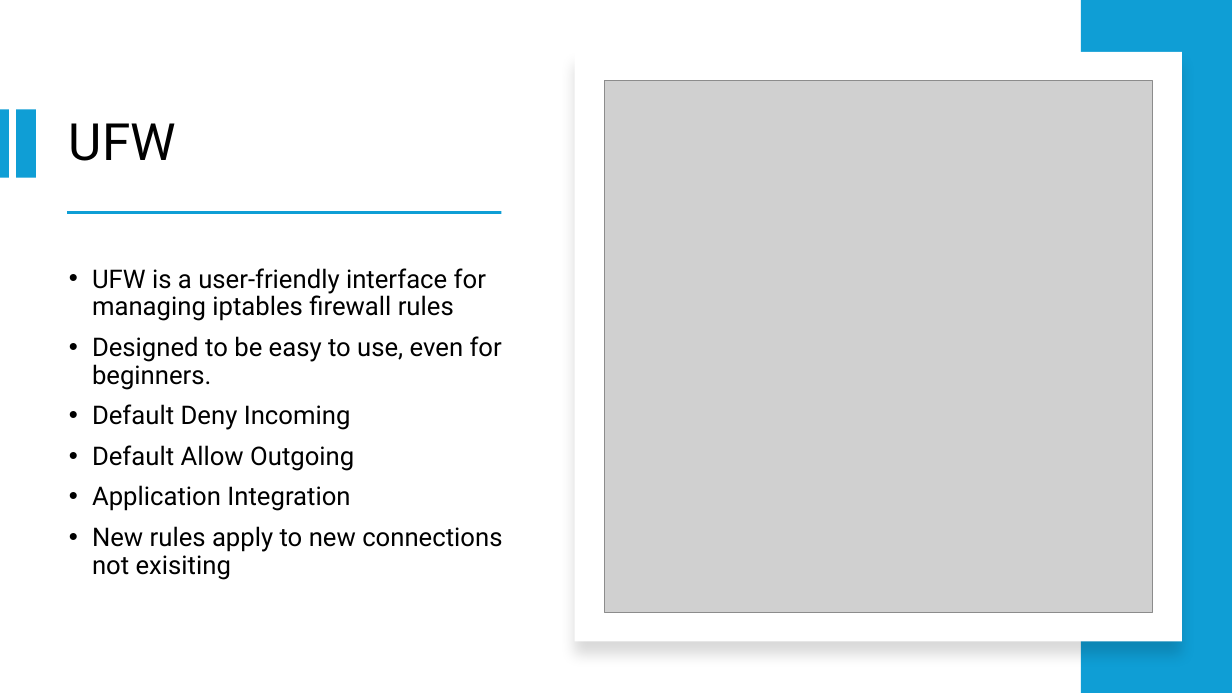
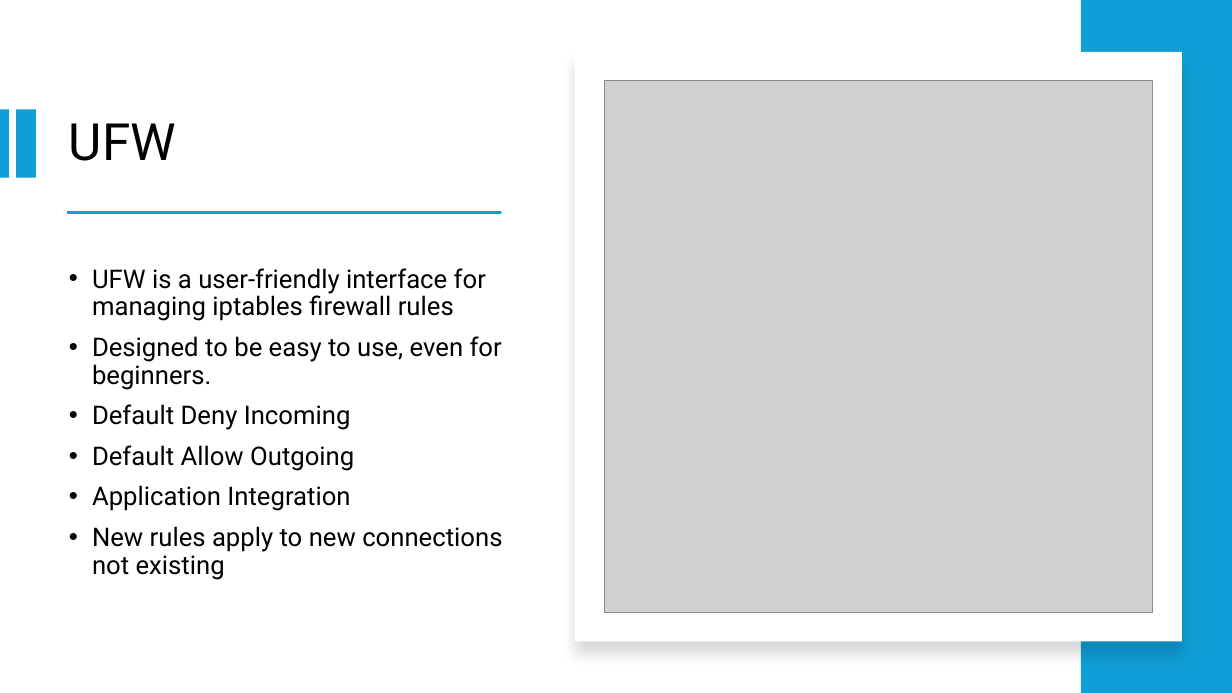
Before and after one commit to BYU-ITC-515R-ACT/byu-itc-515r-act.github.io, a slide deck: slide 5 of lectureSlides/lecture9.pptx. Drawn at 1232x693 pixels with LibreOffice and Linux fonts; fonts in the diff are those of the drawing; grey boxes stand for pictures. Boxes give left, top, right and bottom in pixels: in the first picture for what was removed or moved away, otherwise in the second. Text is boxed around its words. In the diff, an @@ line names an element or a change of style, - is before the commit and + after.

```diff
--- a/lectureSlides/lecture9.pptx
+++ b/lectureSlides/lecture9.pptx
@@ text at bbox=[92, 526, 502, 580]: text changed @@
-• New rules apply to new connections not exisiting
+• New rules apply to new connections not existing
```
Also in this commit, not shown: 1 other slide changed, 2 other files.
